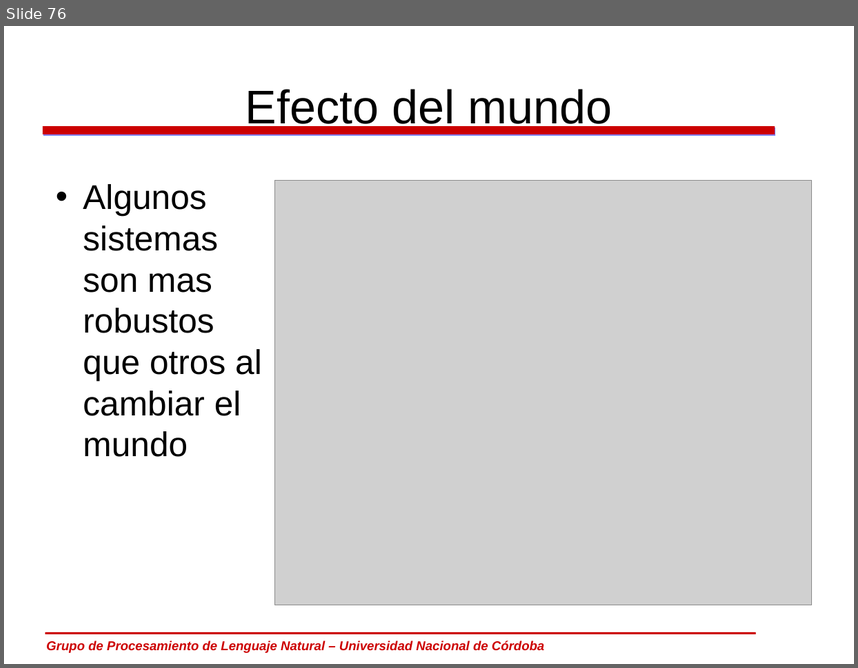
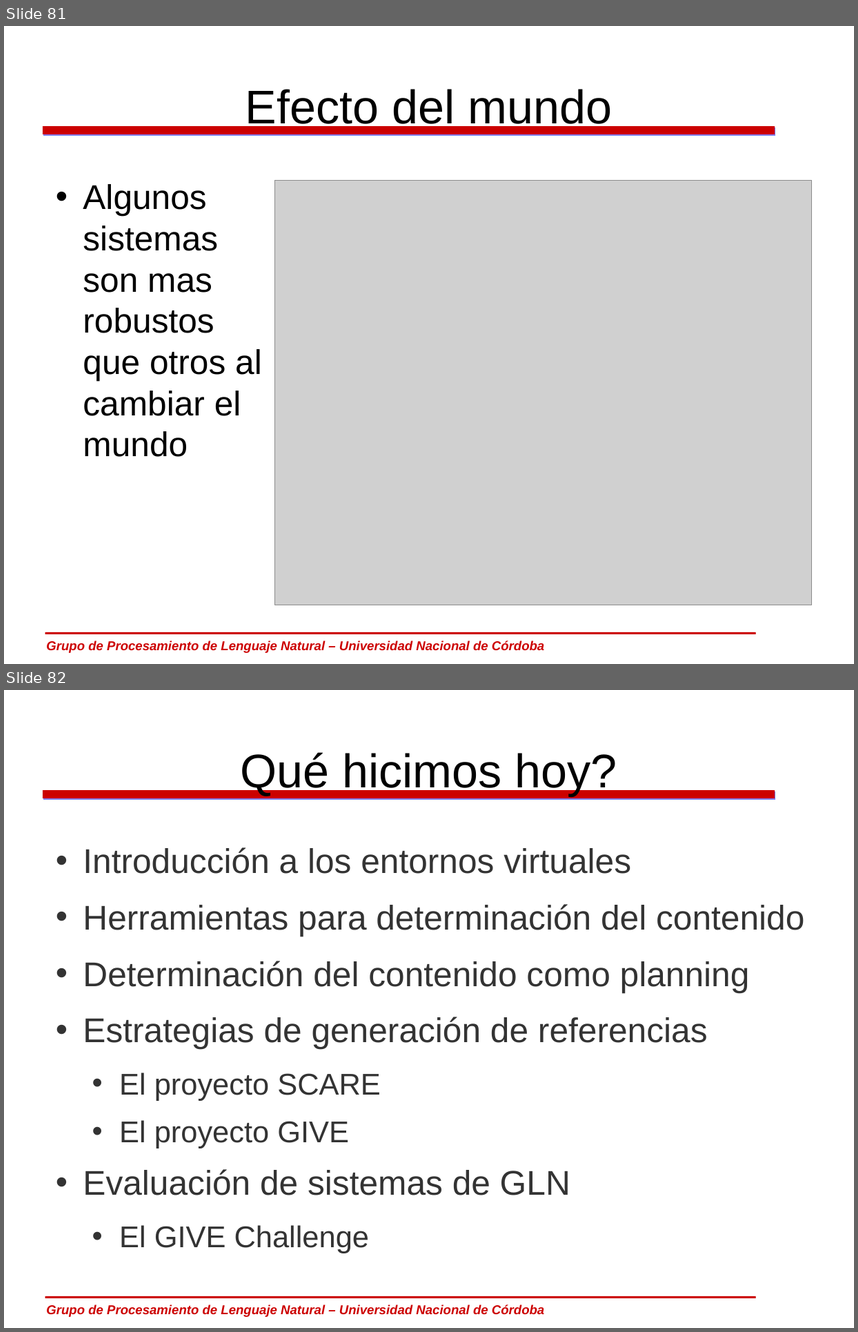
Before and after one commit to carlosareces/elic10, a slide deck: slides/dia5.odp. Shown one above the other, each under a label of ours: slide 76 before the commit, slides 81 and 82 after it. The pictures are 858x668 and 858x1332 pixels, drawn with LibreOffice and Linux fonts; fonts in the diff are those of the drawing; grey boxes stand for pictures; background and template pictures are left out. Boxes give left, top, right and bottom in pixels: in the first picture for what was removed or moved away, otherwise in the second. Text is boxed around its words. In the diff, an @@ line names an element or a change of style, - is before the commit and + after.

```diff
--- a/slides/dia5.odp
+++ b/slides/dia5.odp
@@ slide 82 added at box(4, 690, 854, 1328), background #FFFFFF; not listed: 3 template elements that a slide beside it also shows @@
@@ title added at box(240, 752, 617, 796), 44 pt, text #000000 @@
+Qué hicimos hoy?
@@ text added at box(83, 847, 804, 1253), 32 pt, text #333333 @@
+• Introducción a los entornos virtuales
+• Herramientas para determinación del contenido
+• Determinación del contenido como planning
+• Estrategias de generación de referencias
+  • El proyecto SCARE
+  • El proyecto GIVE
+• Evaluación de sistemas de GLN
+  • El GIVE Challenge
@@ what was slide 76 is now slide 81 @@
```
Also in this commit, not shown: 3 slides changed, 7 other slides added, 2 slides removed.
